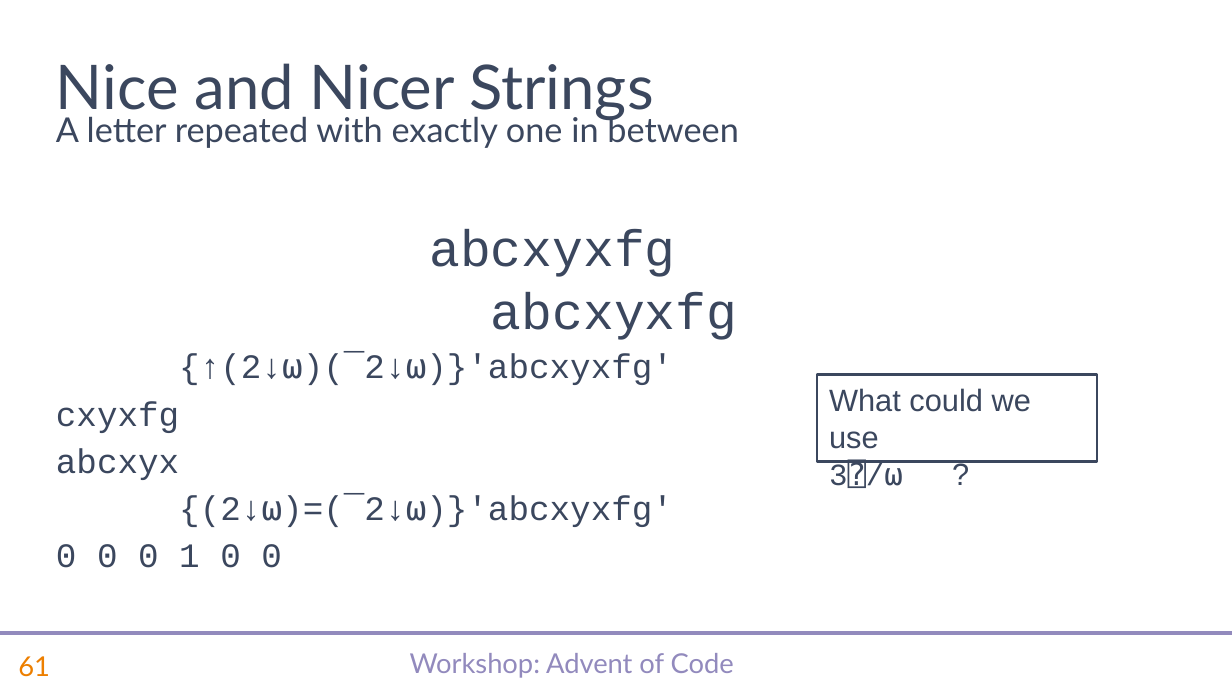
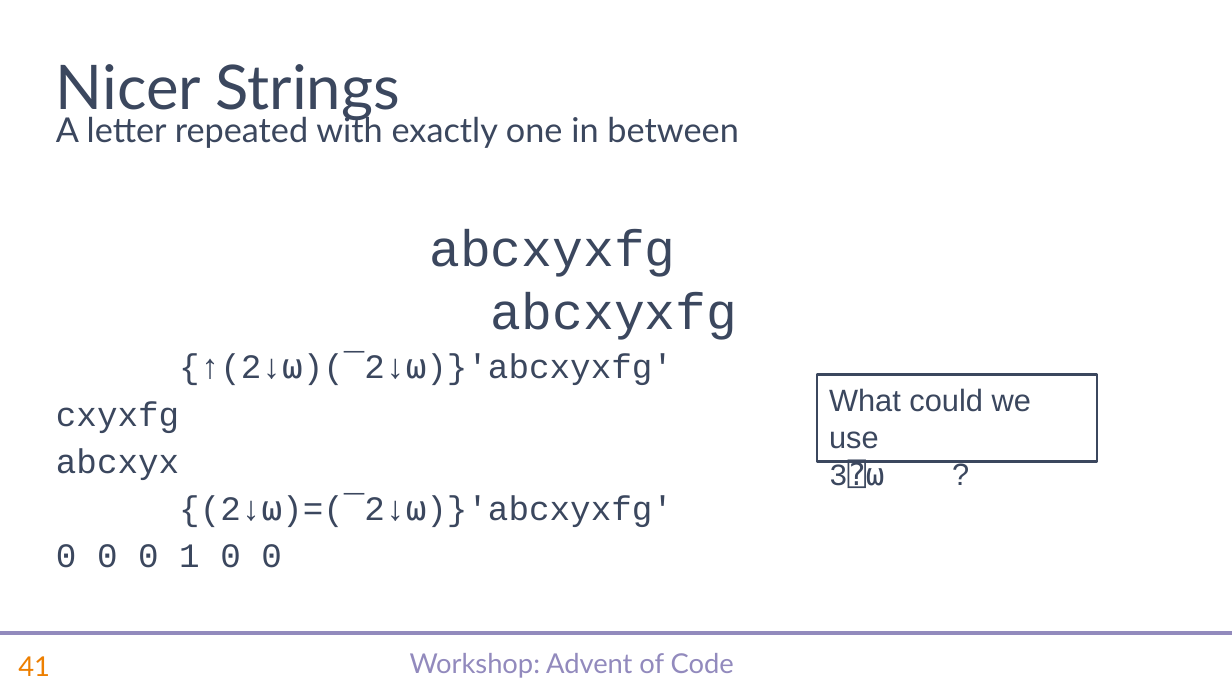
Before and after one commit to abrudz/SimCorp, a slide deck: slide 42 of aoc/slides.pptx (slide 62 before the commit). Drawn at 1232x693 pixels with LibreOffice and Linux fonts; fonts in the diff are those of the drawing; background and template pictures are left out. Boxes give left, top, right and bottom in pixels: in the first picture for what was removed or moved away, otherwise in the second. Text is boxed around its words. In the diff, an @@ line names an element or a change of style, - is before the commit and + after.

```diff
--- a/aoc/slides.pptx
+++ b/aoc/slides.pptx
@@ title at <box>56,64,400,121</box>: text changed @@
-Nice and Nicer Strings
+Nicer Strings
@@ text in rectangle at <box>829,463,885,488</box>: text changed @@
-3⍰/⍵ ?
+3⍰⍵ ?
@@ page number at <box>18,656,50,676</box>: text changed @@
-61
+41
```
Also in this commit, not shown: 14 other slides changed, 20 slides removed, 1 other file.
